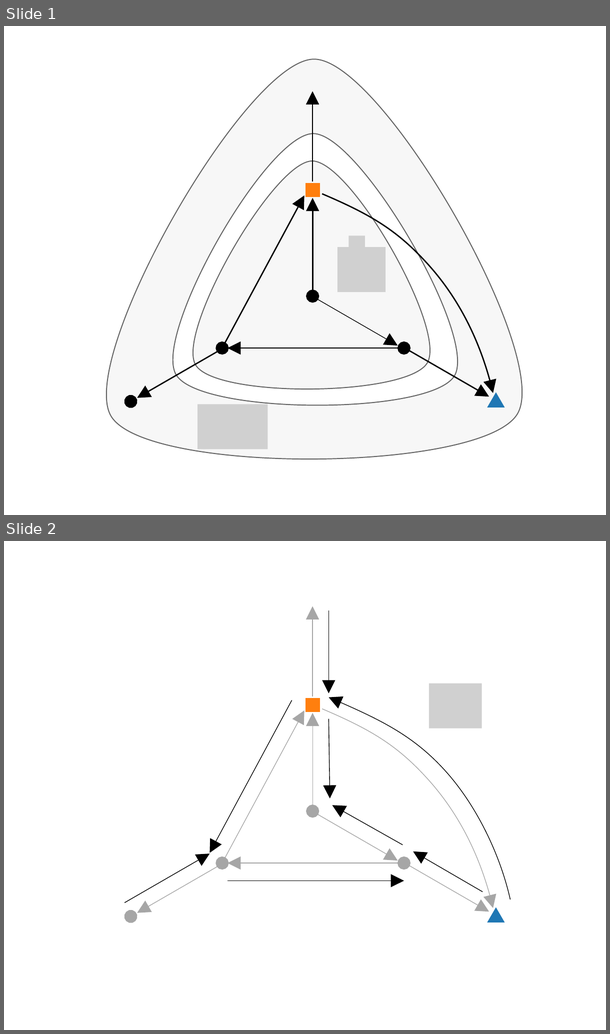
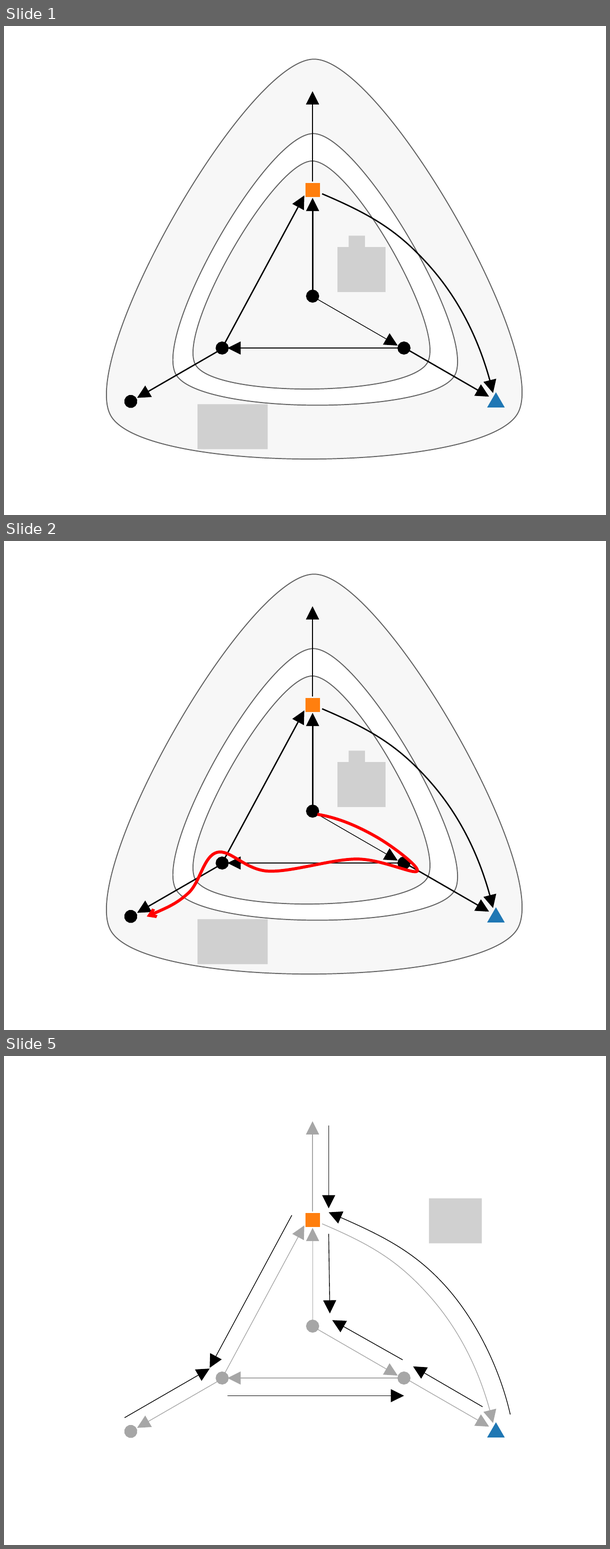
Before and after one commit to eleurent/monte-carlo-graph-search, a slide deck: img/graphs.pptx. Shown one above the other, each under a label of ours: slides 1 and 2 before the commit, slides 1, 2 and 5 after it; the slides between them are not shown. The pictures are 610x1034 and 610x1549 pixels, drawn with LibreOffice and Linux fonts; fonts in the diff are those of the drawing; grey boxes stand for pictures. Boxes give left, top, right and bottom in pixels: in the first picture for what was removed or moved away, otherwise in the second. Text is boxed around its words. In the diff, an @@ line names an element or a change of style, - is before the commit and + after.

```diff
--- a/img/graphs.pptx
+++ b/img/graphs.pptx
@@ slide 2 added at box(4, 541, 606, 1030), background #FFFFFF @@
@@ freeform shape added at box(106, 575, 522, 975), fill #F2F2F2 at 60% opacity, outline #000000 0.75 pt @@
@@ double arrow added from (312, 597) to (312, 597), #000000 0.5 pt @@
@@ arrow added from (312, 697) to (312, 606), #000000 1 pt @@
@@ freeform shape added at box(193, 675, 430, 904), fill #F2F2F2 at 60% opacity, outline #000000 0.75 pt @@
@@ rectangle added at box(306, 699, 320, 712), fill #FF7F0E, outline #FF7F0E 1 pt @@
@@ double arrow added from (222, 863) to (304, 710), #000000 1 pt @@
@@ double arrow added from (312, 811) to (312, 713), #000000 1 pt @@
@@ freeform shape added at box(322, 709, 493, 909), outline #000000 1 pt @@
@@ picture added at box(349, 751, 365, 779) @@
@@ picture added at box(338, 761, 386, 807) @@
@@ freeform shape added at box(146, 815, 417, 917), outline #FF0000 2.25 pt @@
@@ arrow added from (312, 811) to (398, 860), #000000 0.5 pt @@
@@ arrow added from (222, 864) to (137, 913), #000000 1 pt @@
@@ double arrow added from (228, 863) to (404, 863), #000000 1 pt @@
@@ arrow added from (404, 863) to (490, 912), #000000 1 pt @@
@@ triangle added at box(488, 909, 504, 923), fill #1F77B4, outline #1F77B4 1 pt @@
@@ double arrow added from (131, 917) to (131, 919), #000000 0.5 pt @@
@@ picture added at box(198, 919, 268, 965) @@
@@ what was slide 2 is now slide 5 @@
```
Also in this commit, not shown: 2 other slides added, 30 other files.
